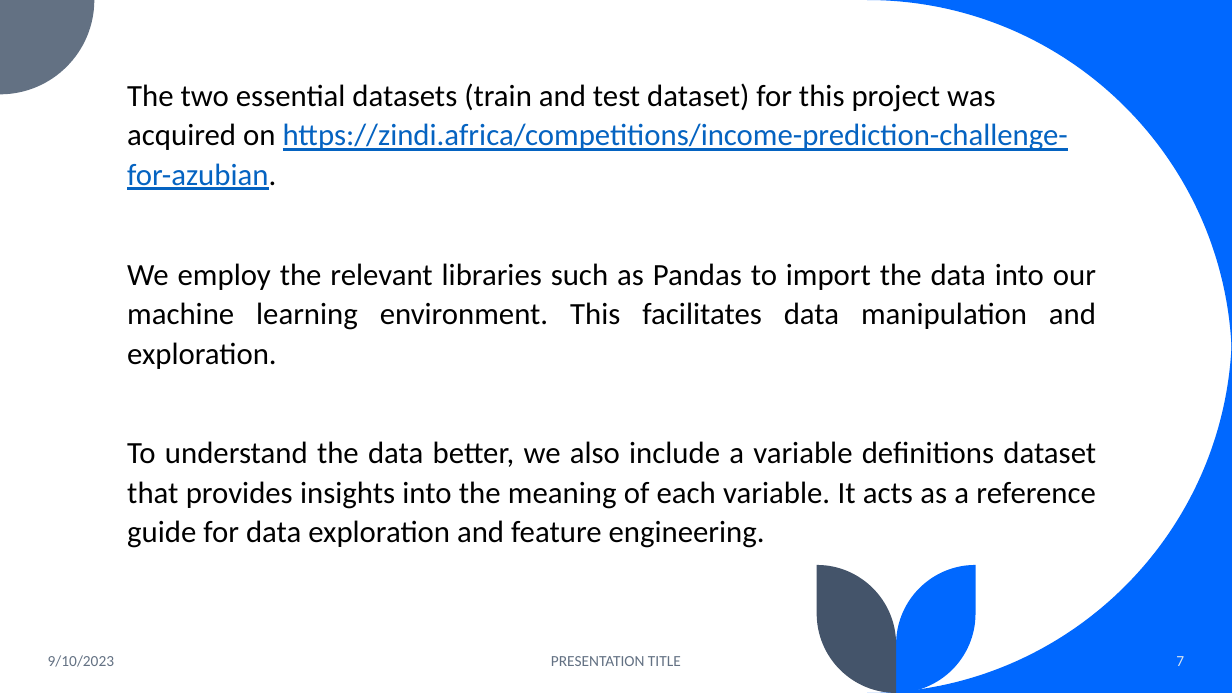
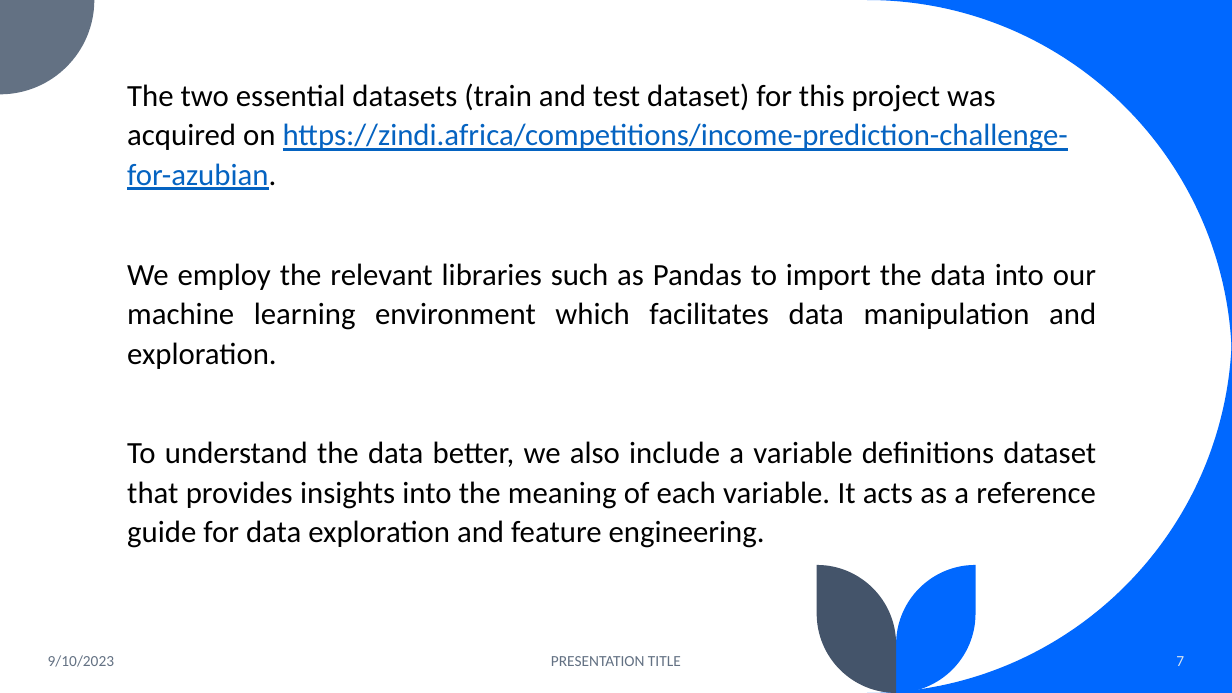
Before and after one commit to DeeeTeeee/IncomePredictionZindziProject, a slide deck: slide 7 of Income Prediction Challenge for Azubian - PPT.pptx. Drawn at 1232x693 pixels with LibreOffice and Linux fonts; fonts in the diff are those of the drawing. Boxes give left, top, right and bottom in pixels: in the first picture for what was removed or moved away, otherwise in the second. Text is boxed around its words. In the diff, an @@ line names an element or a change of style, - is before the commit and + after.

```diff
--- a/Income Prediction Challenge for Azubian - PPT.pptx
+++ b/Income Prediction Challenge for Azubian - PPT.pptx
@@ text at [127,263,1096,369]: text changed @@
-We employ the relevant libraries such as Pandas to import the data into our machine learning environment. This facilitates data manipulation and exploration.
+We employ the relevant libraries such as Pandas to import the data into our machine learning environment which facilitates data manipulation and exploration.
```
Also in this commit, not shown: 5 other slides changed, 3 slides added, 11 slides removed, 1 other file.
